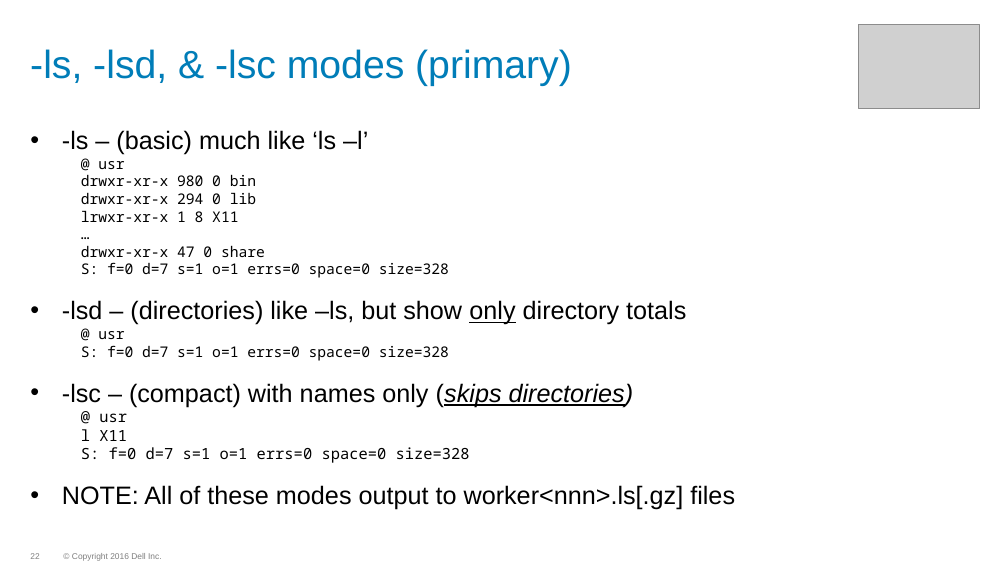
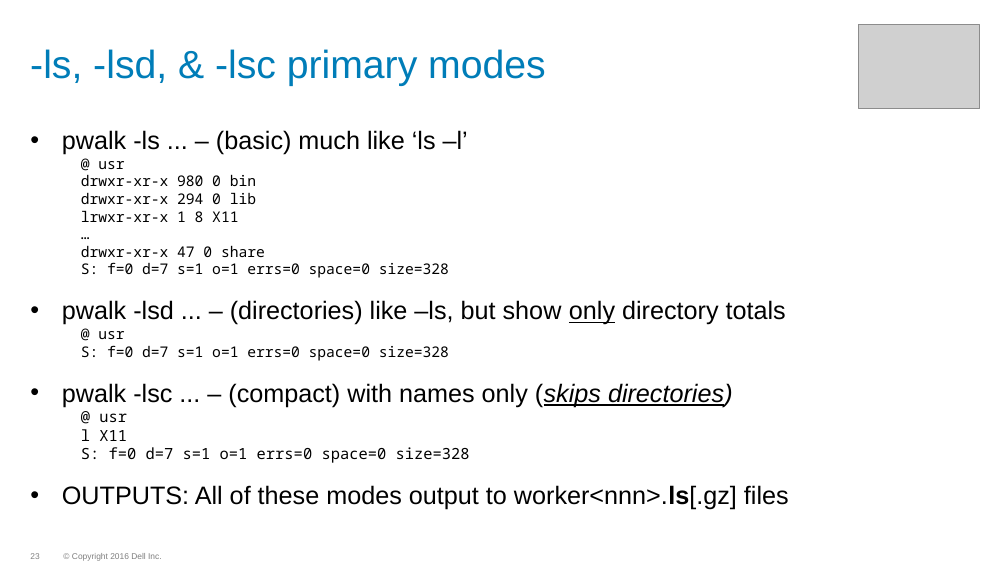
Before and after one commit to WhizBob/pwalk, a slide deck: slide 23 of doc/pwalk_slides.pptx (slide 22 before the commit). Drawn at 1008x567 pixels with LibreOffice and Linux fonts; fonts in the diff are those of the drawing; grey boxes stand for pictures; background and template pictures are left out. Boxes give left, top, right and bottom in pixels: in the first picture for what was removed or moved away, otherwise in the second. Text is boxed around its words. In the diff, an @@ line names an element or a change of style, - is before the commit and + after.

```diff
--- a/doc/pwalk_slides.pptx
+++ b/doc/pwalk_slides.pptx
@@ title at box(30, 49, 546, 86): text changed @@
--ls, -lsd, & -lsc modes (primary)
+-ls, -lsd, & -lsc primary modes
@@ text at box(62, 130, 468, 155): text changed @@
-• -ls – (basic) much like ‘ls –l’
+• pwalk -ls ... – (basic) much like ‘ls –l’
@@ text at box(62, 300, 786, 325): text changed @@
-• -lsd – (directories) like –ls, but show only directory totals
+• pwalk -lsd ... – (directories) like –ls, but show only directory totals
@@ text at box(62, 383, 733, 407): text changed @@
-• -lsc – (compact) with names only (skips directories)
+• pwalk -lsc ... – (compact) with names only (skips directories)
@@ text at box(62, 485, 789, 510): text changed @@
-• NOTE: All of these modes output to worker<nnn>.ls[.gz] files
+• OUTPUTS: All of these modes output to worker<nnn>.ls[.gz] files
```
Also in this commit, not shown: 17 other slides changed, 8 slides added, 11 other files.
